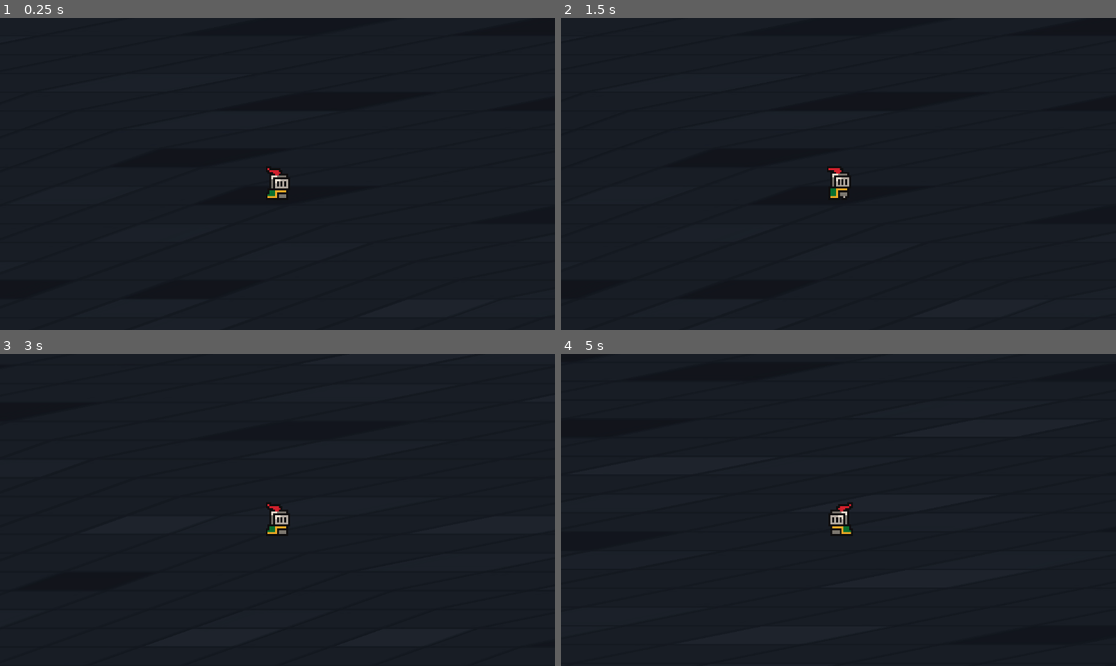
Above: before the commit, frames 1-4 (two rows, left to right).
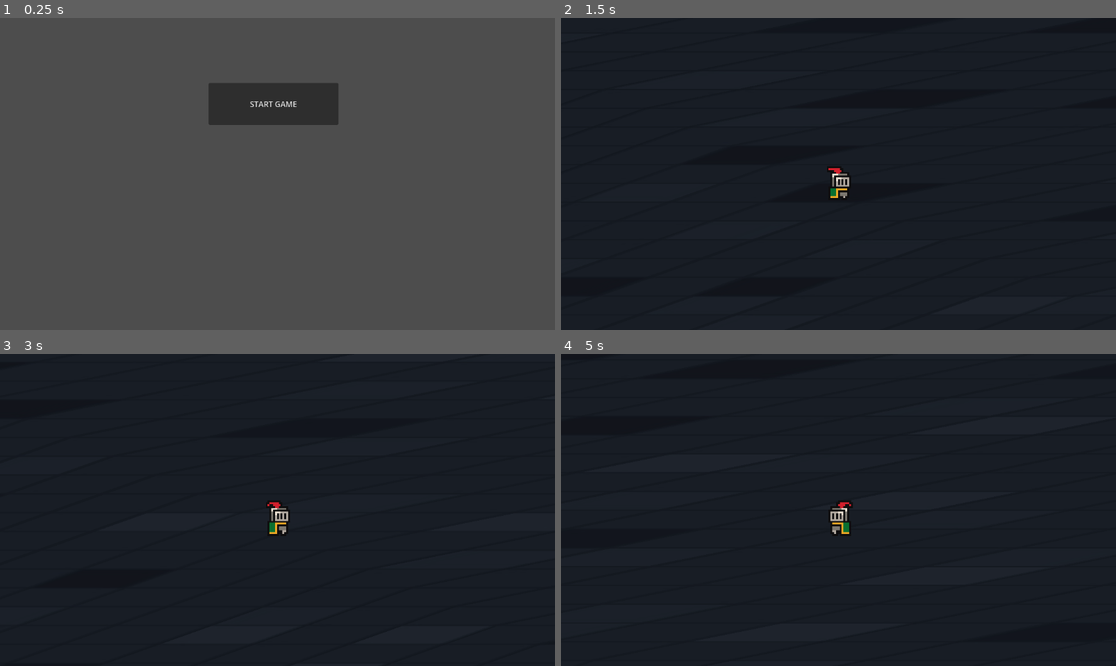
Above: after the commit, the same moments.

Repository: DrakeNeJivoy/soft-cat-box
Game: Godot game, scene res://entitys/main_menu.tscn
The game is run twice, just before and just after one commit, with the same random seed, the same clock (stepped at 60 frames per second) and the same inputs. Before the commit the project starts from res://levels/mainscene.tscn.
Inputs (mouse positions are in pixels of both pictures, inside the frame that each line leads up to):
- Up to frame 1 (0.25 s): no input
- Up to frame 2 (1.5 s): click (832, 105) at 0.5 s, where only the run after the commit has a clickable "START GAME"; hold D (move_right) from 1.28 s (still down)
- Up to frame 3 (3 s): release D (move_right) at 2.03 s; hold S (move_down) 2.03-2.78 s; hold D (move_right) from 2.78 s (still down)
- Up to frame 4 (5 s): release D (move_right) at 3.53 s; hold W (move_up) 3.53-4.28 s; hold A (move_left) from 4.28 s (still down)

The runs differ from the first frame. In frame 1, 98% of the frame differs, in the area x 0-100%, y 0-100%; in frame 2, less than 0.1%; in frame 3, 0.2%; in frame 4, 0.2%.

Commit message:
Main menu cum

Diff:
--- /dev/null
+++ b/entitys/main_menu.gd
@@ -0,0 +1,12 @@
+extends Control
+@onready var button: Button = $Button
+
+func _ready():
+	# Вариант A - явный Callable
+	button.connect("pressed", Callable(self, "_on_StartButton_pressed"))
+
+	# Вариант B (альтернатива): через свойство сигнала
+	# button.pressed.connect(Callable(self, "_on_StartButton_pressed"))
+
+func _on_StartButton_pressed():
+	get_tree().change_scene_to_file("res://levels/mainscene.tscn")
--- /dev/null
+++ b/entitys/main_menu.tscn
@@ -0,0 +1,19 @@
+[gd_scene load_steps=2 format=3 uid="uid://q4xk6odctc33"]
+
+[ext_resource type="Script" uid="uid://bbcmnh5qi06vr" path="res://entitys/main_menu.gd" id="1_u1wf8"]
+
+[node name="Main Menu" type="Control"]
+layout_mode = 3
+anchors_preset = 0
+offset_right = 40.0
+offset_bottom = 40.0
+script = ExtResource("1_u1wf8")
+
+[node name="Button" type="Button" parent="."]
+layout_mode = 0
+offset_left = 433.0
+offset_top = 135.0
+offset_right = 702.4194
+offset_bottom = 222.0
+text = "START GAME
+"
--- a/levels/mainscene.tscn
+++ b/levels/mainscene.tscn
@@ -27,7 +27,7 @@
 light_mask = 2
 visibility_layer = 2
 material = SubResource("ShaderMaterial_p1p0v")
-position = Vector2(1015.5005, 106.50007)
+position = Vector2(1052.9999, 101)
 scale = Vector2(11.306588, 6.703452)
 skew = 1.3316863
 texture = ExtResource("1_m8ro5")
--- a/project.godot
+++ b/project.godot
@@ -11,7 +11,7 @@
 [application]
 
 config/name="SoftCatBox"
-run/main_scene="uid://cjfbxga87a0ks"
+run/main_scene="uid://q4xk6odctc33"
 config/features=PackedStringArray("4.5", "Forward Plus")
 config/icon="res://icon.svg"
 
Not shown, added: entitys/main_menu.gd.uid
Binary file added: sprites/Fonts/PixelOperator8-Bold.ttf
Not shown, added: sprites/Fonts/PixelOperator8-Bold.ttf.import
Binary file added: sprites/Fonts/PixelOperator8.ttf
Not shown, added: sprites/Fonts/PixelOperator8.ttf.import
